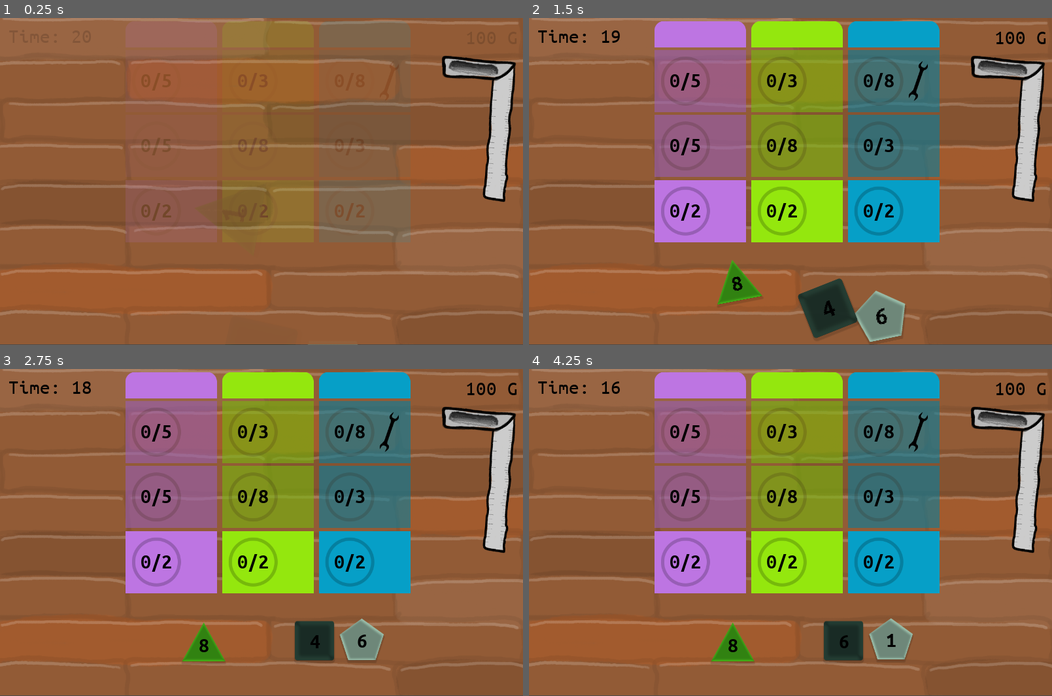
Above: before the commit, frames 1-4 (two rows, left to right).
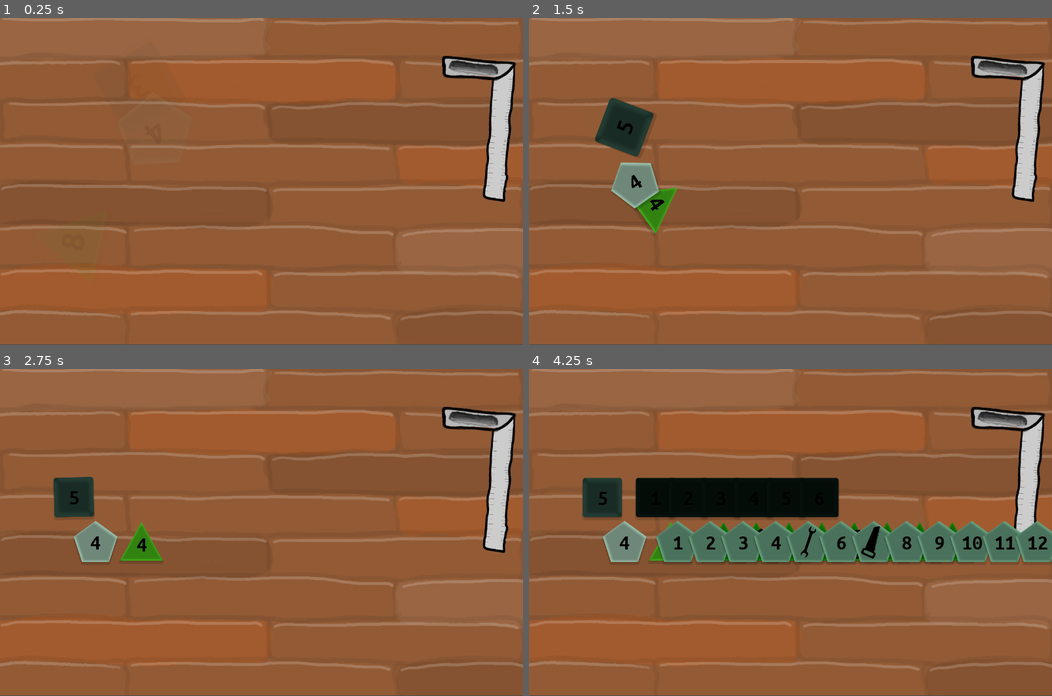
Above: after the commit, the same moments.

Repository: matzebond/DiceRepair
Game: Godot game, scene res://scenes/screens/RootNode.tscn
The game is run twice, just before and just after one commit, with the same random seed, the same clock (stepped at 60 frames per second) and the same inputs.
Inputs (mouse positions are in pixels of both pictures, inside the frame that each line leads up to):
- Up to frame 1 (0.25 s): no input
- Up to frame 2 (1.5 s): drag from (753, 230) to (790, 292) at 0.52 s; drag from (821, 315) to (738, 273) at 1.27 s
- Up to frame 3 (2.75 s): move the mouse to (355, 650) at 2.02 s; click (355, 650) at 2.17 s
- Up to frame 4 (4.25 s): drag from (764, 597) to (889, 640) at 2.77 s; move the mouse to (947, 581) at 3.52 s; click (947, 581) at 3.67 s

The runs differ from the first frame. In frame 1, 2.5% of the frame differs, in the area x 24-75%, y 7-100%; in frame 2, 40%; in frame 3, 38%; in frame 4, 42%, in the area x 1-100%, y 1-91%.

Commit message:
add tutorial/intro scene

Diff:
--- a/scenes/screens/RootNode.gd
+++ b/scenes/screens/RootNode.gd
@@ -5,9 +5,11 @@
 const TRANS_TIME = 1
 var dragging_die = false
 
+onready var TutorialScene = preload("TutorialScene.tscn")
 onready var GameScene = preload("GameScene.tscn")
 onready var UpgradeScene = preload("UpgradeScene.tscn")
 onready var scene_map = {
+    "Tutorial": TutorialScene,
     "Game": GameScene,
     "Upgrade": UpgradeScene,
    }
@@ -38,7 +40,7 @@
                     tuul_placed = true
                     break
 
-    load_scene(GameScene)
+    load_scene(TutorialScene)
 
 func load_scene(Scene):
     # hide Fader
--- /dev/null
+++ b/scenes/screens/TutorialScene.gd
@@ -0,0 +1,68 @@
+extends Node2D
+const Die = preload("res://scenes/die/Die.tscn")
+const DiePreview = preload("res://scenes/die/DiePreview.tscn")
+
+const ROUND_TIME = 20
+const DICE_MIN_DST = 120
+
+
+func end_scene():
+    pass
+
+
+func start_scene(dice):
+    get_tree().current_scene.game_running = true
+    get_tree().current_scene.time = ROUND_TIME
+    var dice_inst = []
+    for die in dice:
+        var die_inst = Die.instance().init(die)
+        self.add_die(die_inst)
+        dice_inst.append(die_inst)
+
+    yield(get_tree().create_timer(3.0), "timeout")
+
+    var previews = {}
+
+    for die in dice_inst:
+        var preview = DiePreview.instance()
+        die.add_child(preview)
+        preview.init(die)
+        preview.global_position = die.global_position + Vector2(50, 0)
+        previews[die.name] = preview
+        yield(get_tree().create_timer(0.2), "timeout")
+
+    yield(get_tree().create_timer(5.0), "timeout")
+
+    for die in dice_inst:
+        previews[die.name].destroy()
+        previews.erase(die.name)
+        yield(get_tree().create_timer(0.1), "timeout")
+
+    get_tree().current_scene.end_scene()
+
+
+func add_die(die):
+    die.position = random_die_pos()
+    if die.get_parent() == null:
+        self.add_child(die)
+    die.roll()
+
+func random_die_pos():
+    var pos_ok = true
+    var iter = 0
+    var pos
+    while pos_ok and iter < 1000:
+        var area = Rect2($DieArea.global_position, $DieArea.scale * Vector2(100,100))
+        area.position -= area.size / 2
+        var x = area.position.x + rand_range(0, area.size.x)
+        var y = area.position.y + rand_range(0, area.size.y)
+        pos = Vector2(x,y)
+
+        for die in get_tree().get_nodes_in_group("die"):
+            if die.position.distance_to(pos) > DICE_MIN_DST:
+                pos_ok = false
+        iter += 1
+    return pos
+
+func get_next_scene():
+    return "Game"
--- /dev/null
+++ b/scenes/screens/TutorialScene.tscn
@@ -0,0 +1,52 @@
+[gd_scene load_steps=8 format=2]
+
+[ext_resource path="res://scenes/Background.tscn" type="PackedScene" id=1]
+[ext_resource path="res://scenes/screens/TutorialScene.gd" type="Script" id=2]
+[ext_resource path="res://scenes/jobs/Job.tscn" type="PackedScene" id=3]
+[ext_resource path="res://scenes/drop_area/DropArea.tscn" type="PackedScene" id=4]
+[ext_resource path="res://scenes/ui/TimeFont.tres" type="DynamicFont" id=5]
+[ext_resource path="res://scenes/ui/Time.gd" type="Script" id=6]
+[ext_resource path="res://scenes/ui/Money.gd" type="Script" id=8]
+
+[node name="TutorialScene" type="Node2D"]
+script = ExtResource( 2 )
+
+[node name="Background" parent="." instance=ExtResource( 1 )]
+
+[node name="Time" type="Label" parent="."]
+visible = false
+margin_left = 21.1517
+margin_top = 19.3891
+margin_right = 221.152
+margin_bottom = 70.3891
+custom_fonts/font = ExtResource( 5 )
+custom_colors/font_color = Color( 0, 0, 0, 1 )
+text = "Time: xx"
+script = ExtResource( 6 )
+__meta__ = {
+"_edit_use_anchors_": false
+}
+
+[node name="Money" type="Label" parent="."]
+visible = false
+margin_left = 1070.0
+margin_top = 23.0
+margin_right = 1266.0
+margin_bottom = 74.0
+custom_fonts/font = ExtResource( 5 )
+custom_colors/font_color = Color( 0, 0, 0, 1 )
+text = "0 G"
+align = 2
+script = ExtResource( 8 )
+__meta__ = {
+"_edit_use_anchors_": false
+}
+
+[node name="Job" parent="." instance=ExtResource( 3 )]
+visible = false
+position = Vector2( 655.561, 39.2213 )
+color = Color( 0.580392, 0.905882, 0.054902, 1 )
+
+[node name="DieArea" parent="." instance=ExtResource( 4 )]
+position = Vector2( 270, 390 )
+scale = Vector2( 2, 2 )
